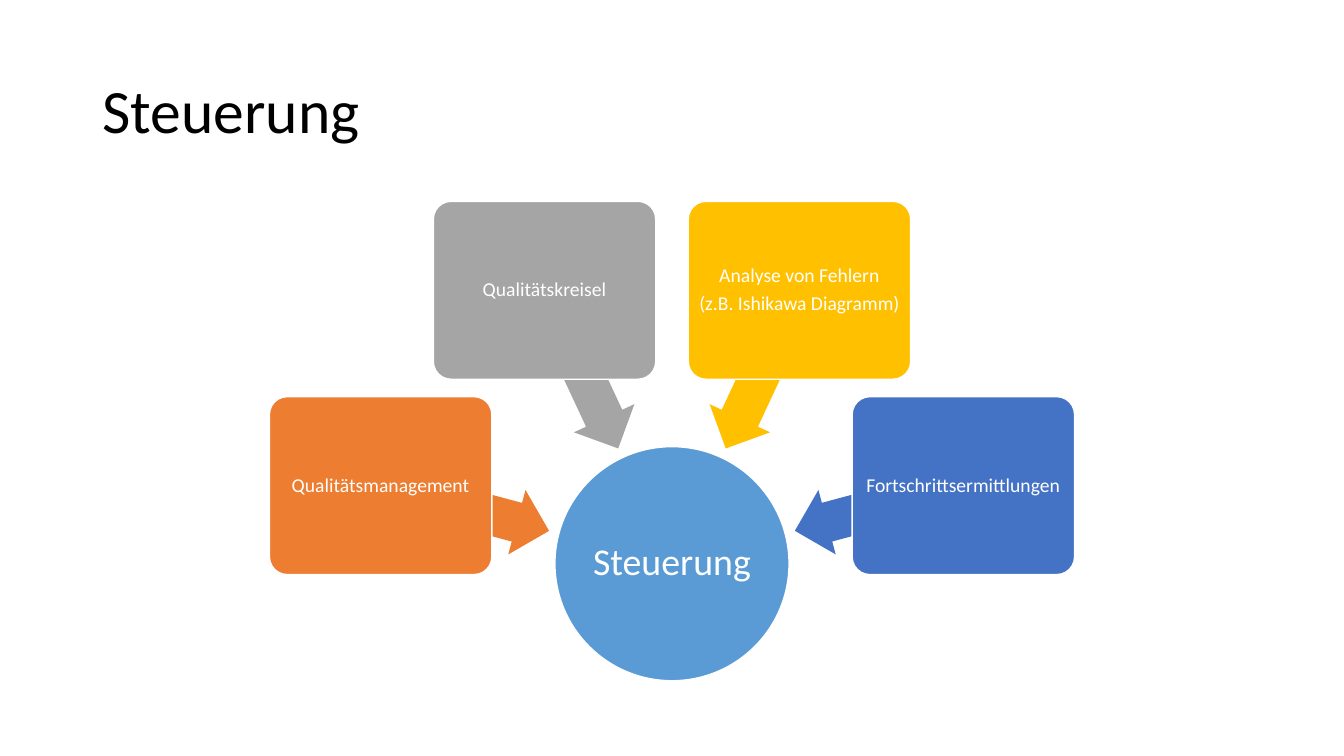
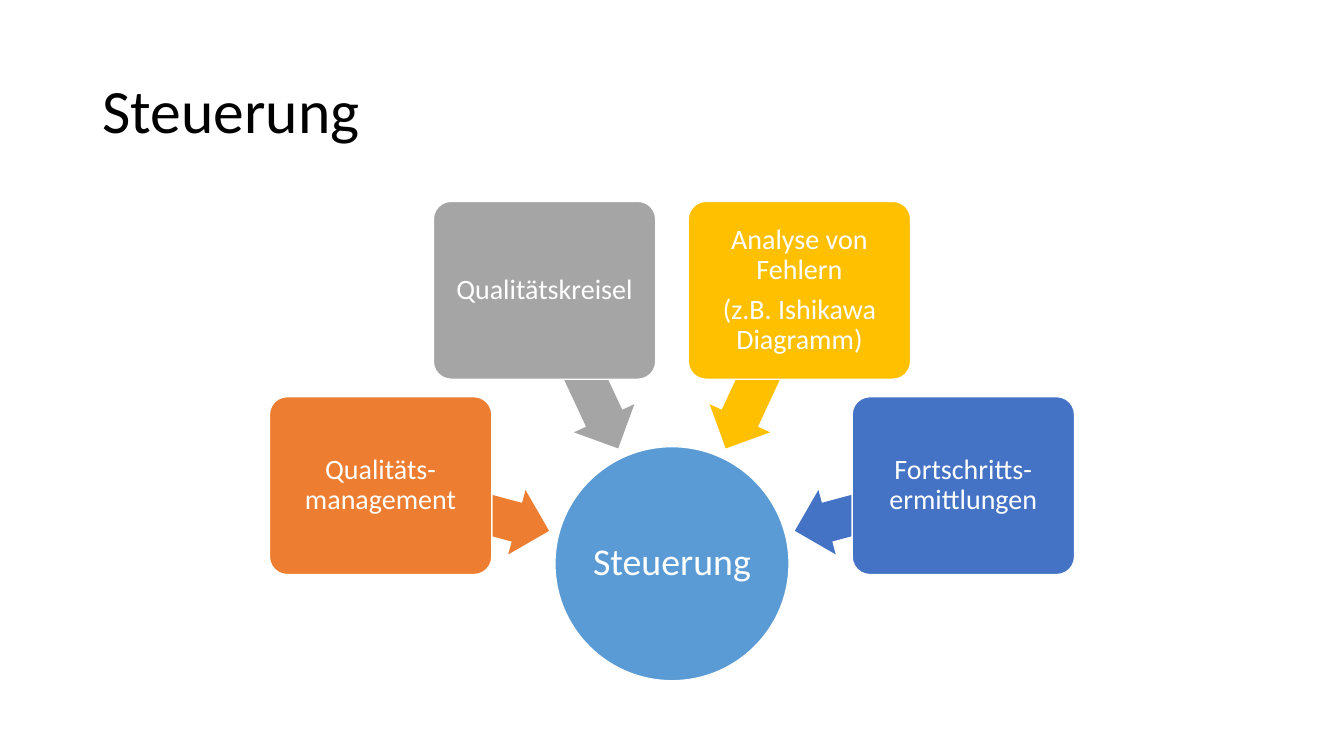
Before and after one commit to Masterarth/PM, a slide deck: slide 11 of documents/projectmanagement/Praesentationen/Vorstellung_Zwischenpräsentation.pptx. Drawn at 1344x756 pixels with LibreOffice and Linux fonts; fonts in the diff are those of the drawing. Boxes give left, top, right and bottom in pixels: in the first picture for what was removed or moved away, otherwise in the second. Text is boxed around its words. In the diff, an @@ line names an element or a change of style, - is before the commit and + after.

```diff
--- a/documents/projectmanagement/Praesentationen/Vorstellung_Zwischenpräsentation.pptx
+++ b/documents/projectmanagement/Praesentationen/Vorstellung_Zwischenpräsentation.pptx
@@ text "Qualitätskreisel" at bbox=[456, 280, 632, 303]: size 14 to 20 pt; more space between paragraphs @@
@@ text "Analyse von Fehlern" at bbox=[723, 229, 876, 354]: size 14 to 20 pt; more space between paragraphs @@
@@ text at bbox=[305, 459, 456, 514]: text changed; size 14 to 20 pt @@
-Qualitätsmanagement
+Qualitäts- management
@@ text at bbox=[889, 459, 1037, 514]: text changed; size 14 to 20 pt @@
-Fortschrittsermittlungen
+Fortschritts-ermittlungen
```
Also in this commit, not shown: 4 other slides changed.
